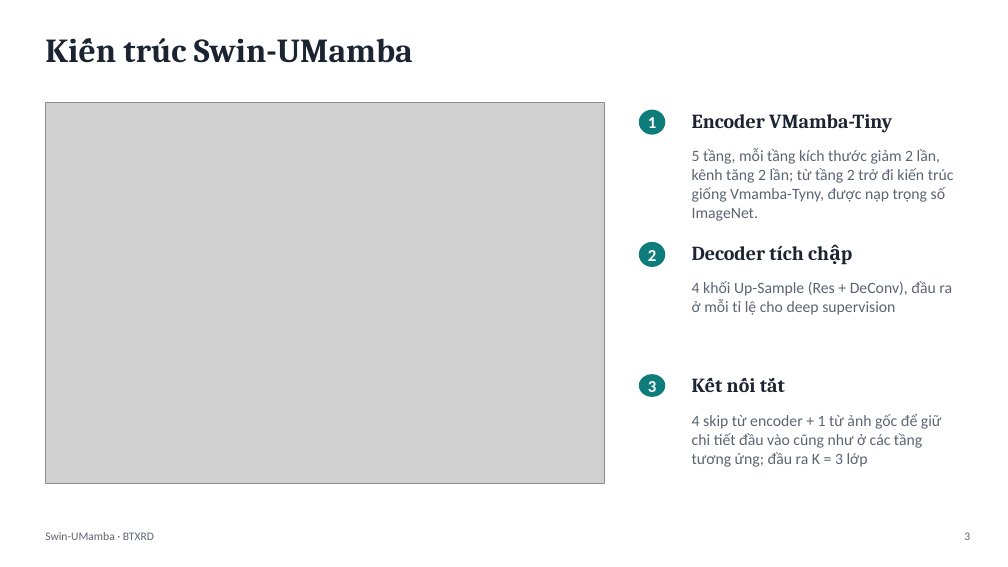
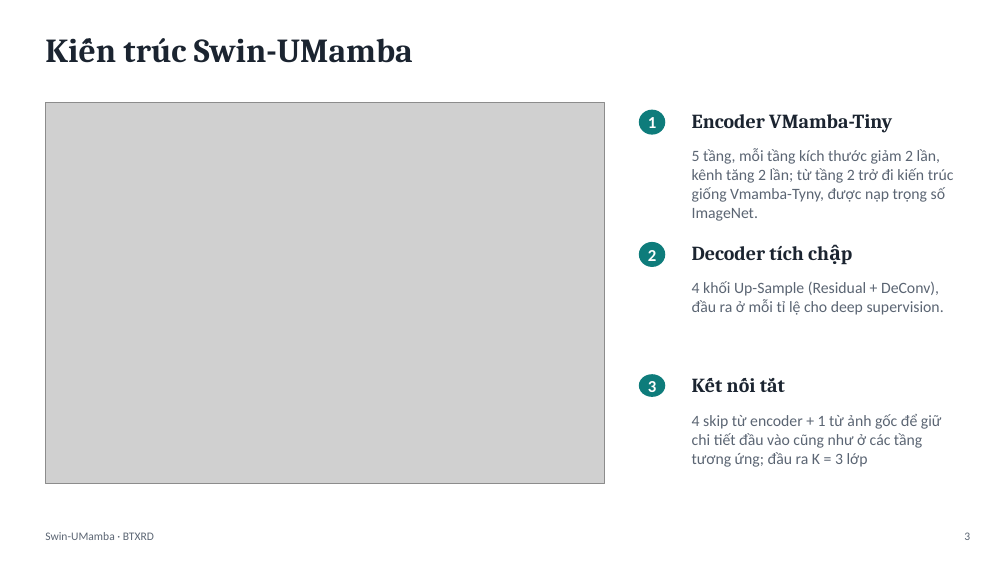
Before and after one commit to 67htb5vn/Swin-UMamba, a slide deck: slide 6 of slide_sua.pptx (slide 5 before the commit). Drawn at 1008x567 pixels with LibreOffice and Linux fonts; fonts in the diff are those of the drawing; grey boxes stand for pictures. Boxes give left, top, right and bottom in pixels: in the first picture for what was removed or moved away, otherwise in the second. Text is boxed around its words. In the diff, an @@ line names an element or a change of style, - is before the commit and + after.

```diff
--- a/slide_sua.pptx
+++ b/slide_sua.pptx
@@ text at (692, 281, 944, 315): text changed @@
-4 khối Up-Sample (Res + DeConv), đầu ra ở mỗi tỉ lệ cho deep supervision
+4 khối Up-Sample (Residual + DeConv), đầu ra ở mỗi tỉ lệ cho deep supervision.
```
Also in this commit, not shown: 5 other slides changed, 1 slide added, 2 other files.
